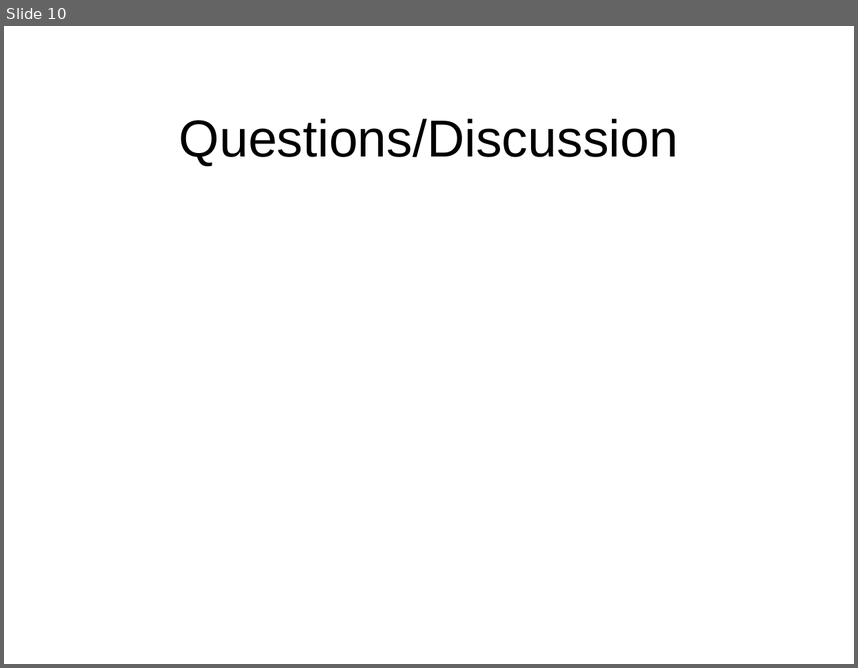
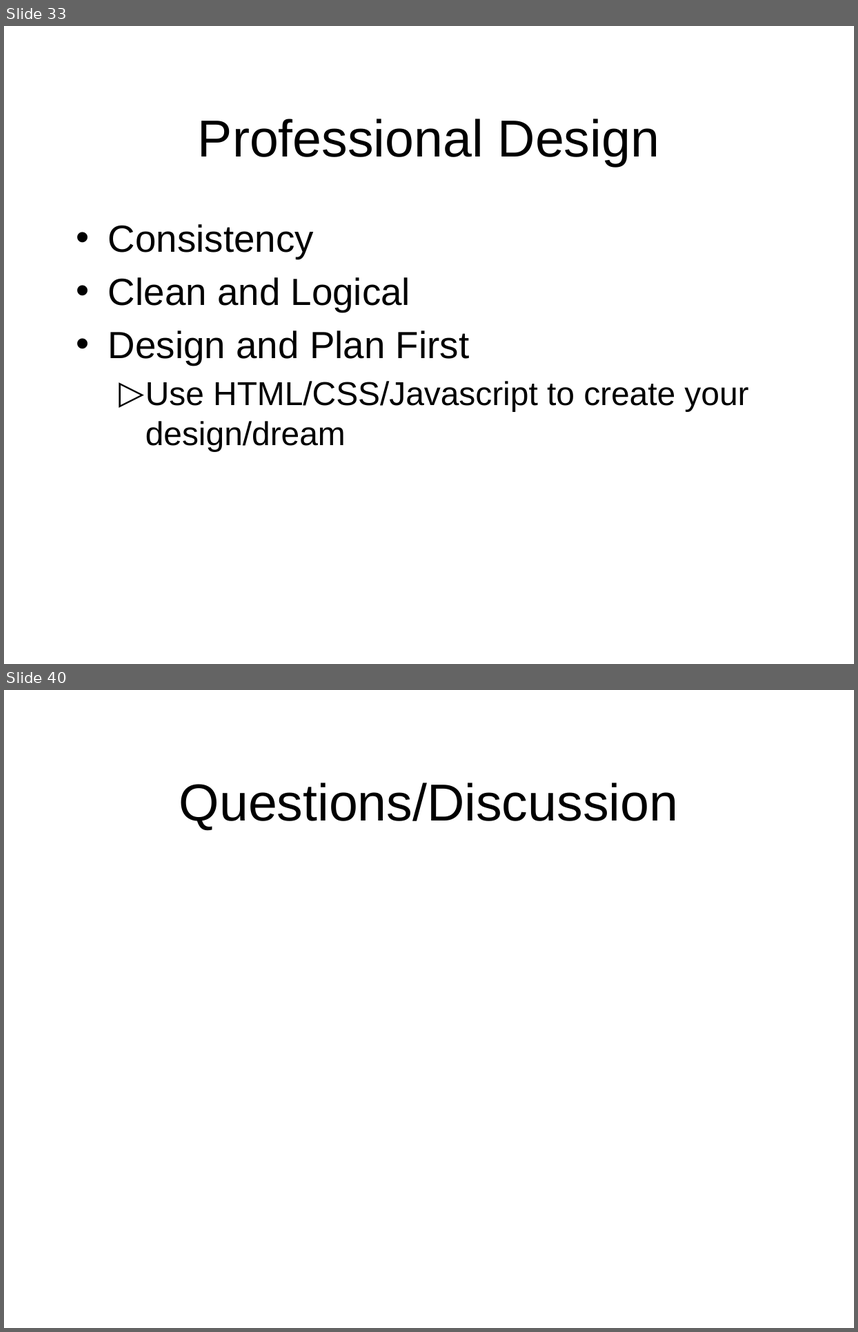
Before and after one commit to octaviordz/zjnu2017.github.io, a slide deck: WAD/lectures/120--Javascript.Events.pptx. Shown one above the other, each under a label of ours: slide 10 before the commit, slides 33 and 40 after it; the slides between them are not shown. The pictures are 858x668 and 858x1332 pixels, drawn with LibreOffice and Linux fonts; fonts in the diff are those of the drawing. Boxes give left, top, right and bottom in pixels: in the first picture for what was removed or moved away, otherwise in the second. Text is boxed around its words. In the diff, an @@ line names an element or a change of style, - is before the commit and + after.

Commit message:
Javascript examples.

```diff
--- a/WAD/lectures/120--Javascript.Events.pptx
+++ b/WAD/lectures/120--Javascript.Events.pptx
@@ slide 33 added at [4, 26, 854, 664], background #FFFFFF @@
@@ title added at [198, 118, 660, 166], 44 pt, text #000000 @@
+Professional Design
@@ text added at [108, 224, 749, 451], 28 pt, text #000000 @@
+• Consistency
+• Clean and Logical
+• Design and Plan First
+  ▷ Use HTML/CSS/Javascript to create your design/dream
@@ what was slide 10 is now slide 40 @@
```
Also in this commit, not shown: 5 slides changed, 29 other slides added, 2 other files.
